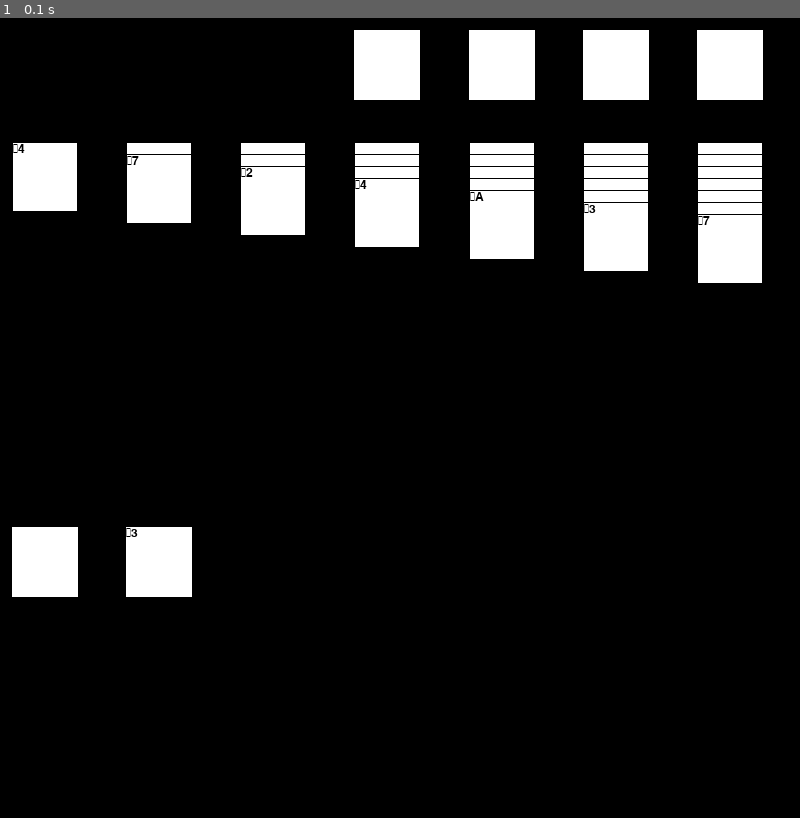
Above: before the commit, frame 1.
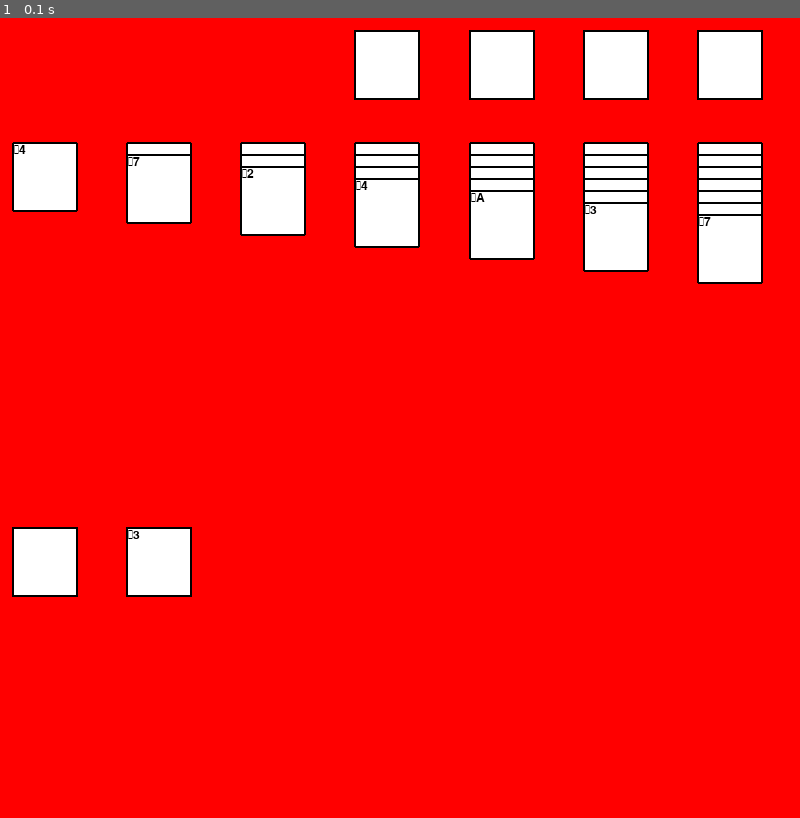
Above: after the commit, the same moment.

Repository: BlevinsN/python_solitaire
Game: pygame game, started from python_solitaire.py
Same seed, same stepped clock (60 frames per second), same inputs: the game is played once before the commit and once after it.
Inputs:
- Up to frame 1 (0.1 s): no input

The runs differ from the first frame. In frame 1, 89% of the frame differs, in the area x 0-100%, y 0-100%.

Commit message:
Rounded Corners
All the cards now have rounded corners and keep the rounded corners when in motion

Diff:
--- a/pygame_solitaire_manager.py
+++ b/pygame_solitaire_manager.py
@@ -11,7 +11,7 @@
 	def __init__(self, screen, game):
 		self.game = game
 		self.screen = screen
-		self.screen.fill(BLACK)
+		self.screen.fill(RED)
 		self.font = pygame.font.SysFont("None", 18)
 		area = self.screen.get_rect()
 		width = area.width
@@ -51,38 +51,47 @@
 		self.deck_showing = pygame.Rect(self.vert_slice1.x, self.horz_slice6.y, self.card_width, self.card_height)
 
 	def update_screen(self, game, omit=None):
-		self.screen.fill(BLACK)
+		self.screen.fill(RED)
 		game_storage = self.game.stored
 
 		for suit in range(len(game_storage)):
-			pygame.draw.rect(self.screen, WHITE, self.storage[suit])
+			outer_rect = self.storage[suit]
+			rect = pygame.Rect(outer_rect.x+2, outer_rect.y+2, self.card_width-4, self.card_height-4)
+			pygame.draw.rect(self.screen, BLACK, outer_rect)
+			pygame.draw.rect(self.screen, WHITE, rect)
 			if type(game_storage[suit]) == Card:
 				if game_storage[suit] != omit:
 					text = self.font.render(game_storage[suit].show_card(), True, BLACK, WHITE)
-					self.screen.blit(text, self.storage[suit])
+					self.screen.blit(text, rect)
 			else:
 				text = self.font.render(game_storage[suit], True, BLACK, WHITE)
-				self.screen.blit(text, self.storage[suit])
+				self.screen.blit(text, rect)
 
 		top_deck_cards = game.get_deck_cards()
 		if top_deck_cards[0] != "EMPTY":
 			if top_deck_cards[0] != omit:
-				pygame.draw.rect(self.screen, WHITE, self.deck_showing)
+				outer_rect = self.deck_showing
+				rect = pygame.Rect(outer_rect.x+2, outer_rect.y+2, self.card_width-4, self.card_height-4)
+				pygame.draw.rect(self.screen, BLACK, outer_rect)
+				pygame.draw.rect(self.screen, WHITE, rect)
 				text = self.font.render( str(top_deck_cards[0].show_card()), True, BLACK, WHITE)
-				self.screen.blit(text, self.deck_showing)
+				self.screen.blit(text, rect)
 		if top_deck_cards[1] != "EMPTY":
-			pygame.draw.rect(self.screen, WHITE, self.deck_hidden)
+			outer_rect = self.deck_hidden
+			rect = pygame.Rect(outer_rect.x+2, outer_rect.y+2, self.card_width-4, self.card_height-4)
+			pygame.draw.rect(self.screen, BLACK, outer_rect)
+			pygame.draw.rect(self.screen, WHITE, rect)
 
 		game_board = game.get_board()
 		omit_col = -1
 		for x in range(len(self.game.board)):
 			for y in range(len(self.game.board[x])):
 				outer_rect = pygame.Rect(self.x_pos[y].x, self.horz_slice1.y + (x*self.buffer)+30, self.card_width, self.card_height)
-				rect = pygame.Rect(self.x_pos[y].x+1, self.horz_slice1.y + (x*self.buffer)+31, self.card_width-2, self.card_height-2)
+				rect = pygame.Rect(self.x_pos[y].x+2, self.horz_slice1.y + (x*self.buffer)+32, self.card_width-4, self.card_height-4)
 				if type(game_board[x][y]) == Card:
 					if game_board[x][y] != omit:
 						if omit_col != y:
-							pygame.draw.rect(self.screen, BLACK, outer_rect)
+							pygame.draw.rect(self.screen, BLACK, outer_rect,2,2)
 							pygame.draw.rect(self.screen, WHITE, rect)
 							if game_board[x][y].is_hidden():
 								text = self.font.render( '', True, BLACK, WHITE)
@@ -144,16 +153,18 @@
 						to_move[0].x = mouse_x + offset_x
 						to_move[0].y = mouse_y + offset_y
 				self.update_screen(game, to_move[1])
-				pygame.draw.rect(self.screen, WHITE, to_move[0])
+				outer_rect = to_move[0]
+				rect = pygame.Rect(outer_rect.x+2, outer_rect.y+2, self.card_width-4, self.card_height-4)
+				pygame.draw.rect(self.screen, BLACK, outer_rect,2,2)
+				pygame.draw.rect(self.screen, WHITE, rect)
 				text = self.font.render( to_move[1].show_card(), True, BLACK, WHITE)
-				self.screen.blit(text, to_move[0])
+				self.screen.blit(text, rect)
 				x = old_x[0]+1
 				while type(self.game.board[x][old_y[0]]) == Card:
 					index = x - (old_x[0])
-					print(index)
 					outer_rect = pygame.Rect(to_move[0].x, to_move[0].y + (index*10), self.card_width, self.card_height)
-					rect = pygame.Rect(outer_rect.x+1, outer_rect.y+1, self.card_width-2, self.card_height-2)
-					pygame.draw.rect(self.screen, BLACK, outer_rect)
+					rect = pygame.Rect(outer_rect.x+2, outer_rect.y+2, self.card_width-4, self.card_height-4)
+					pygame.draw.rect(self.screen, BLACK, outer_rect,2,2)
 					pygame.draw.rect(self.screen, WHITE, rect)
 					text = self.font.render( str(self.game.board[x][old_y[0]].show_card()), True, BLACK, WHITE)
 					self.screen.blit(text, rect)
@@ -222,9 +233,12 @@
 						to_move[0].x = mouse_x + offset_x
 						to_move[0].y = mouse_y + offset_y
 				self.update_screen(game, to_move[1])
-				pygame.draw.rect(self.screen, WHITE, to_move[0])
+				outer_rect = pygame.Rect(to_move[0].x, to_move[0].y, self.card_width, self.card_height)
+				rect = pygame.Rect(outer_rect.x+2, outer_rect.y+2, self.card_width-4, self.card_height-4)
+				pygame.draw.rect(self.screen, BLACK, outer_rect,2,2)
+				pygame.draw.rect(self.screen, WHITE, rect)
 				text = self.font.render( to_move[1].show_card(), True, BLACK, WHITE)
-				self.screen.blit(text, to_move[0])
+				self.screen.blit(text, rect)
 				pygame.display.flip()
 				clock.tick(60)
 			return
@@ -275,9 +289,12 @@
 						to_move[0].x = mouse_x + offset_x
 						to_move[0].y = mouse_y + offset_y
 						self.update_screen(game,to_move[1])
-						pygame.draw.rect(self.screen, WHITE, to_move[0])
+						outer_rect = pygame.Rect(to_move[0].x, to_move[0].y, self.card_width, self.card_height)
+						rect = pygame.Rect(outer_rect.x+2, outer_rect.y+2, self.card_width-4, self.card_height-4)
+						pygame.draw.rect(self.screen, BLACK, outer_rect,2,2)
+						pygame.draw.rect(self.screen, WHITE, rect)
 						text = self.font.render( to_move[1].show_card(), True, BLACK, WHITE)
-						self.screen.blit(text, to_move[0])
+						self.screen.blit(text, rect)
 						pygame.display.flip()
 						clock.tick(60)
 			return
